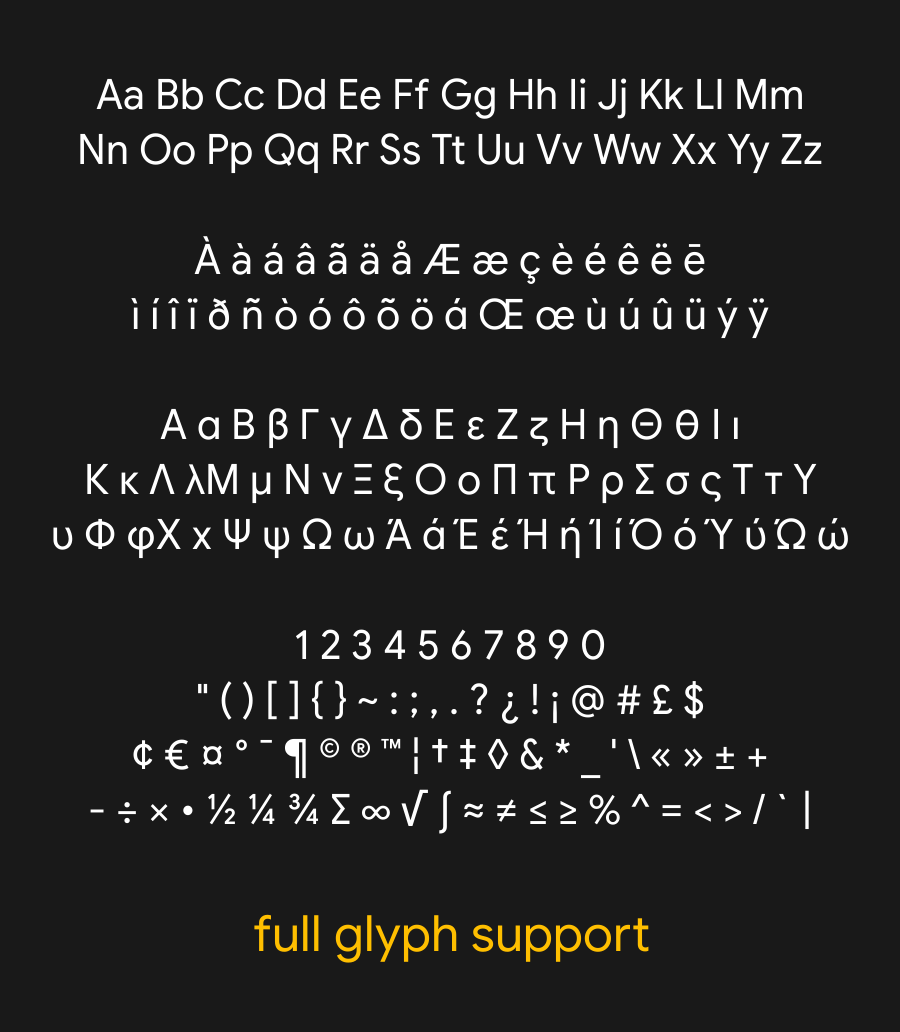
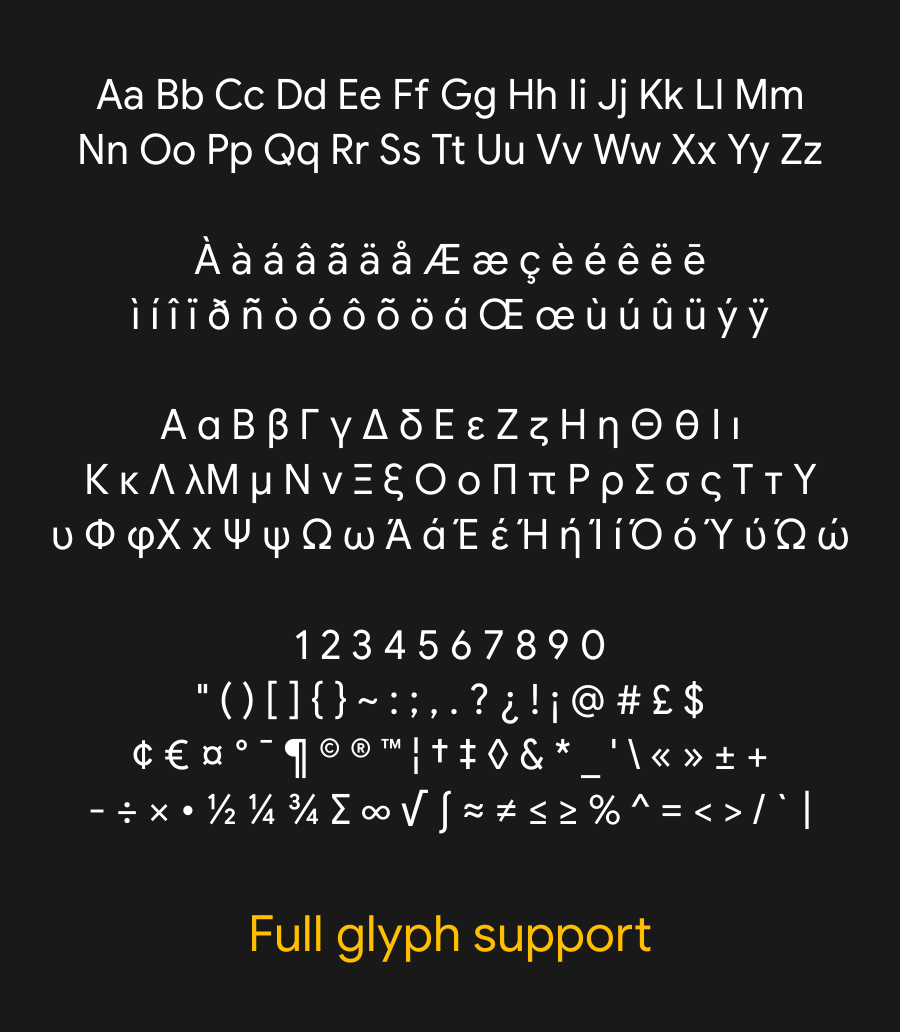
Layer changes from the first w=900, h=1032 image to the second:
renamed "full glyph support" to "Full glyph support", painted on it over (252, 914, 651, 963)
